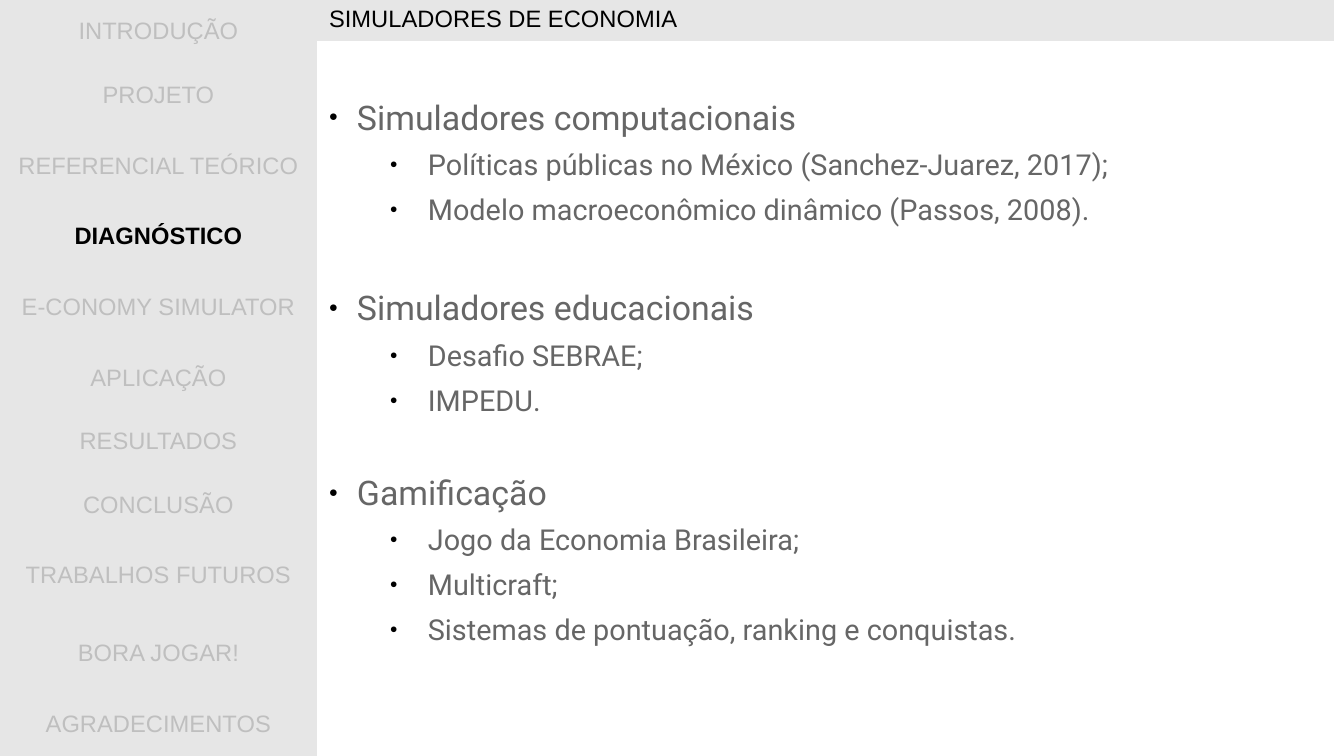
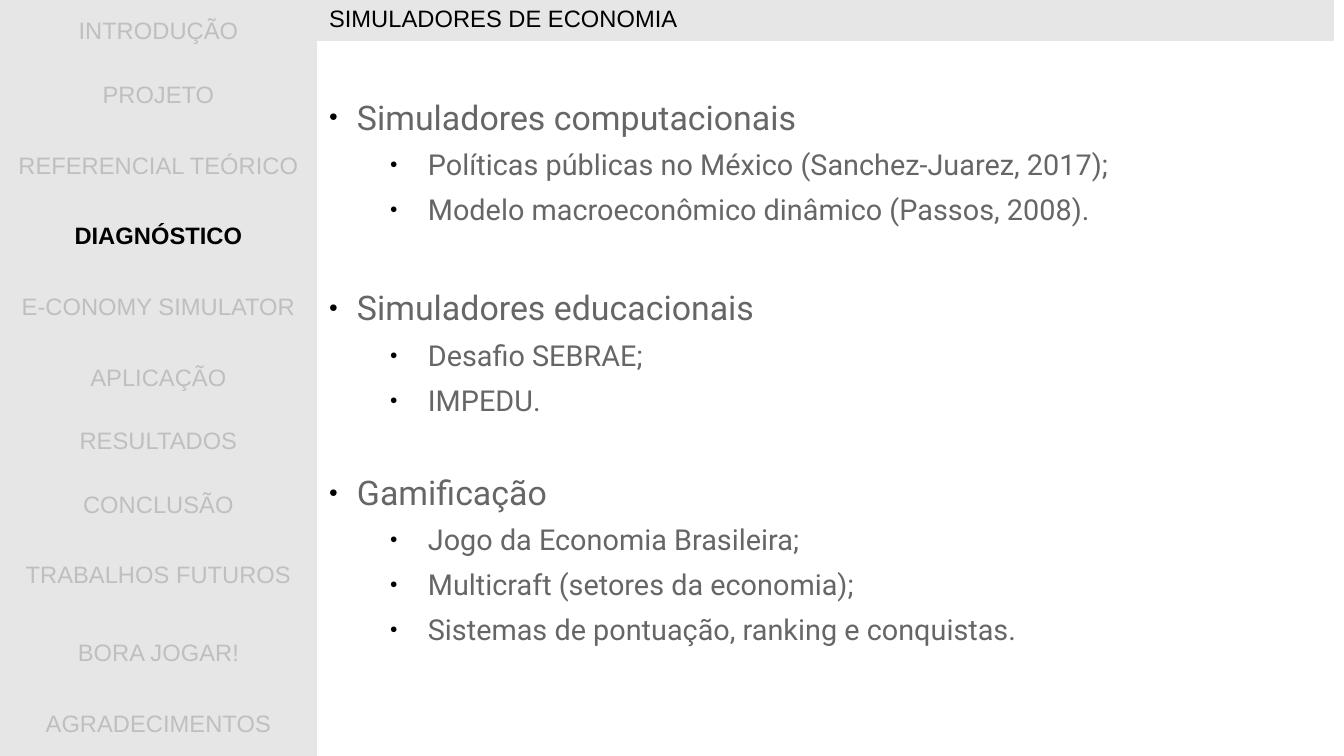
Before and after one commit to gwathsule/e-conomy-simulator, a slide deck: slide 16 of documentacao/apresentacao_tcc.ppt. Drawn at 1344x756 pixels with LibreOffice and Linux fonts; fonts in the diff are those of the drawing; background and template pictures are left out. Boxes give left, top, right and bottom in pixels: in the first picture for what was removed or moved away, otherwise in the second. Text is boxed around its words. In the diff, an @@ line names an element or a change of style, - is before the commit and + after.

```diff
--- a/documentacao/apresentacao_tcc.ppt
+++ b/documentacao/apresentacao_tcc.ppt
@@ text at (428,572,853,602): text changed @@
-  ● Multicraft;
+  ● Multicraft (setores da economia);
```
Also in this commit, not shown: 1 other slide changed.
